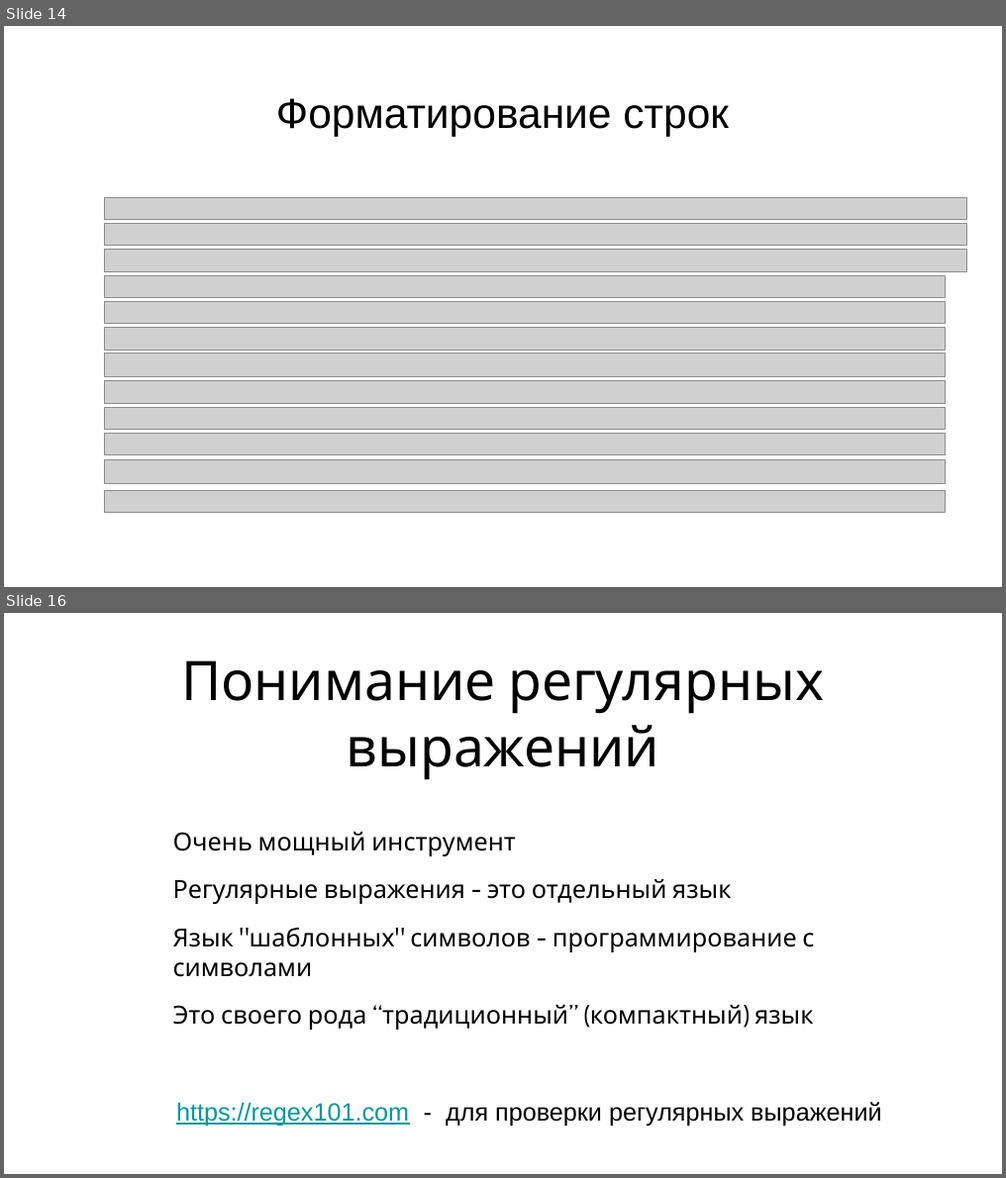
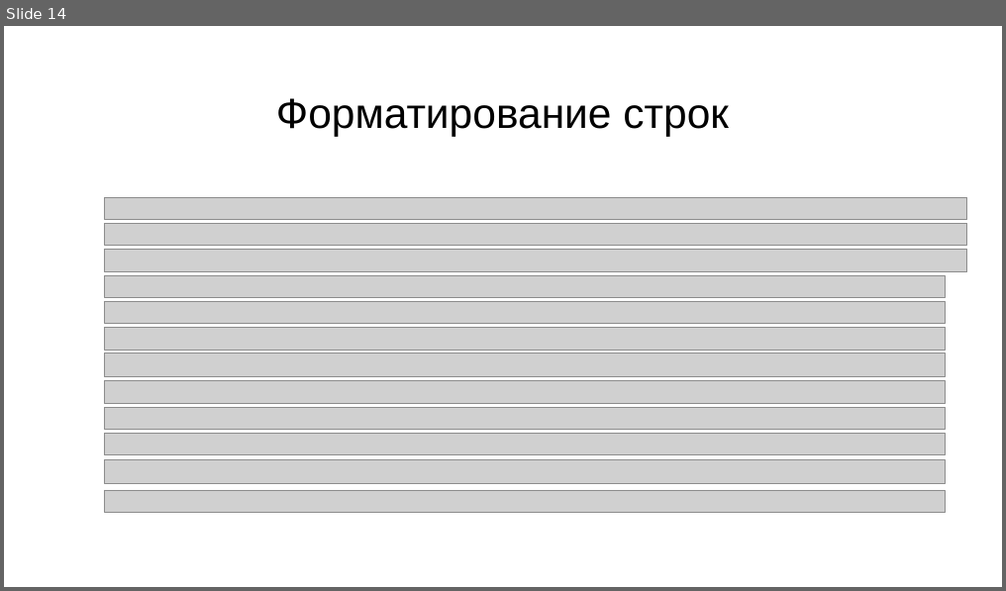
Before and after one commit to maxchv/LearnPython, a slide deck: week06/Strings.pptx. Shown one above the other, each under a label of ours: slides 14 and 16 before the commit, slide 14 after it; the slides between them are not shown. The pictures are 1006x1178 and 1006x591 pixels, drawn with LibreOffice and Linux fonts; fonts in the diff are those of the drawing; grey boxes stand for pictures. Boxes give left, top, right and bottom in pixels: in the first picture for what was removed or moved away, otherwise in the second. Text is boxed around its words. In the diff, an @@ line names an element or a change of style, - is before the commit and + after.

```diff
--- a/week06/Strings.pptx
+++ b/week06/Strings.pptx
@@ slide 16 removed at box(4, 613, 1002, 1174), background #FFFFFF @@
@@ title removed at box(181, 661, 824, 780) @@
-Понимание регулярных выражений
@@ text removed at box(173, 832, 814, 1030) @@
-• Очень мощный инструмент
-• Регулярные выражения - это отдельный язык
-• Язык "шаблонных" символов - программирование с символами
-• Это своего рода “традиционный” (компактный) язык
@@ text removed at box(176, 1102, 881, 1126) @@
-https://regex101.com - для проверки регулярных выражений
```
Also in this commit, not shown: 1 slide changed, 28 other slides removed.
